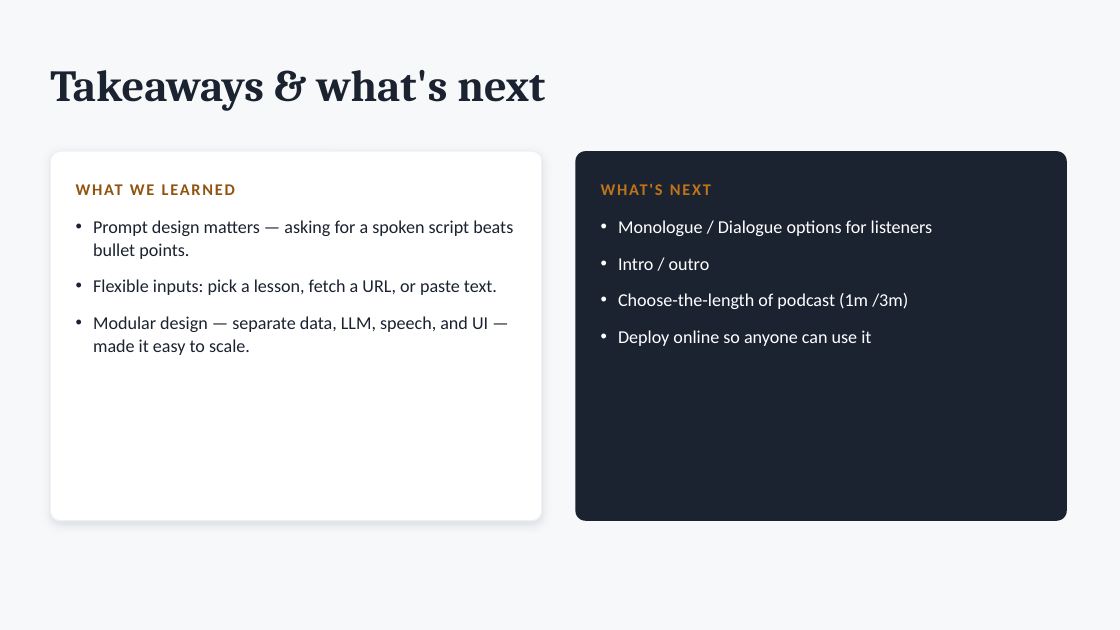
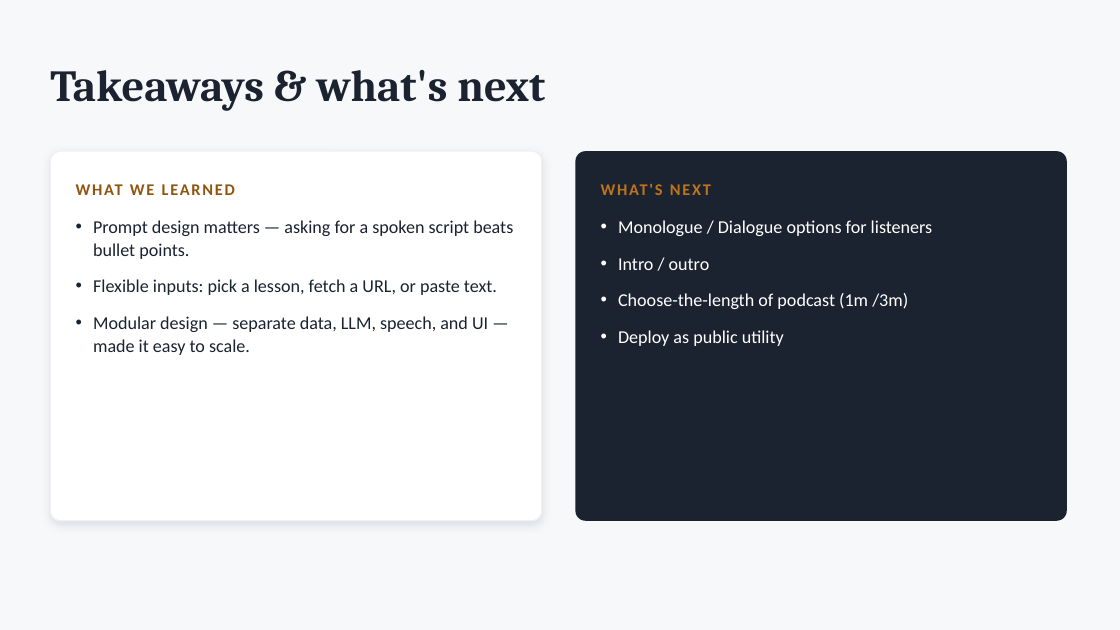
Before and after one commit to nyelugo/PROJECT-Podcast-Studio, a slide deck: slide 5 of Podcast-Studio-Presentation.pptx. Drawn at 1120x630 pixels with LibreOffice and Linux fonts; fonts in the diff are those of the drawing. Boxes give left, top, right and bottom in pixels: in the first picture for what was removed or moved away, otherwise in the second. Text is boxed around its words. In the diff, an @@ line names an element or a change of style, - is before the commit and + after.

Commit message:
Update Podcast presentation file with recent changes

```diff
--- a/Podcast-Studio-Presentation.pptx
+++ b/Podcast-Studio-Presentation.pptx
@@ text at (x1=618, y1=330, x2=784, y2=346): text changed @@
-• Deploy online so anyone can use it
+• Deploy as public utility
```
